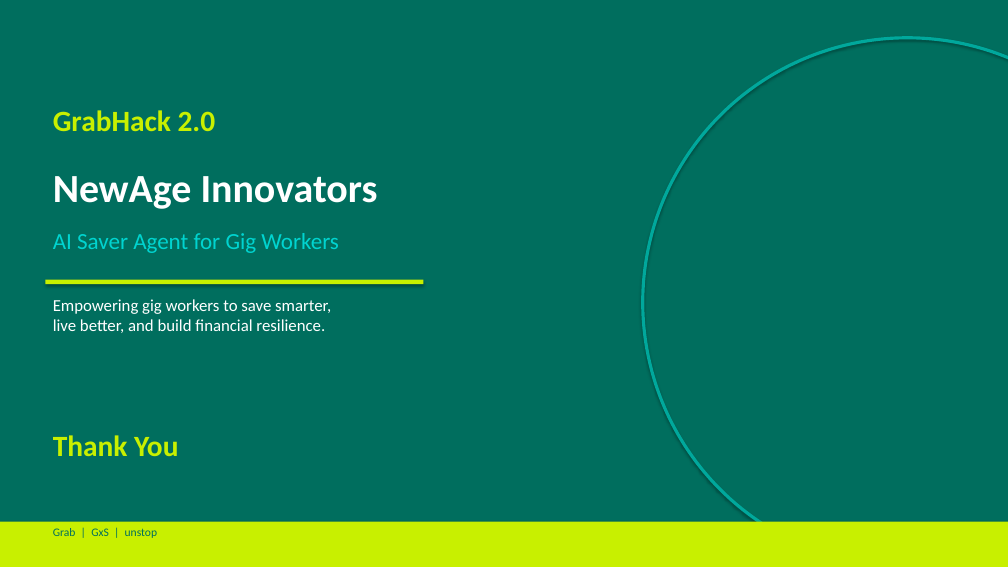
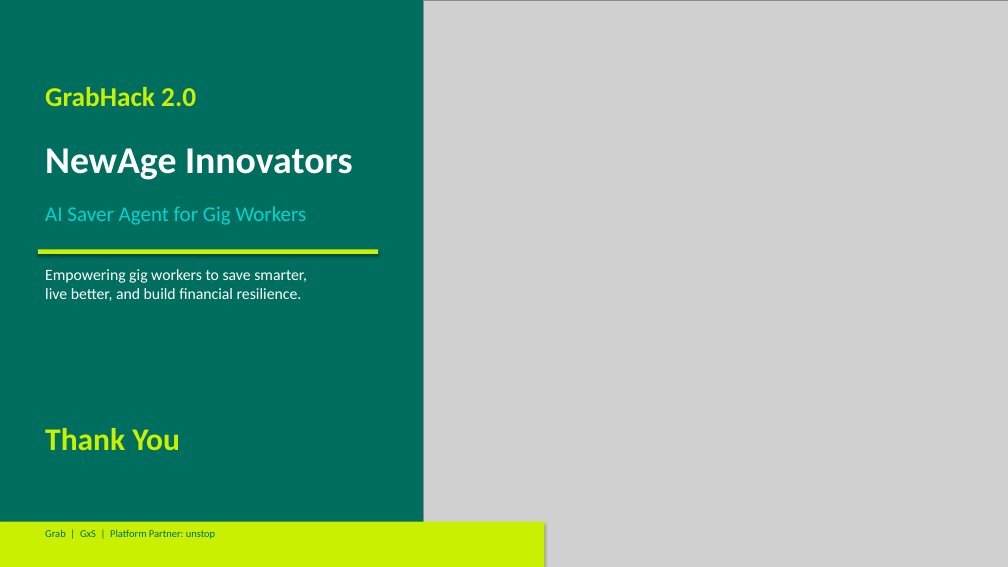
Before and after one commit to namangoyal3/saver, a slide deck: slide 8 of NewAge_Innovators_AI_Saver_Agent_GrabHack2.pptx. Drawn at 1008x567 pixels with LibreOffice and Linux fonts; fonts in the diff are those of the drawing; grey boxes stand for pictures. Boxes give left, top, right and bottom in pixels: in the first picture for what was removed or moved away, otherwise in the second. Text is boxed around its words. In the diff, an @@ line names an element or a change of style, - is before the commit and + after.

```diff
--- a/NewAge_Innovators_AI_Saver_Agent_GrabHack2.pptx
+++ b/NewAge_Innovators_AI_Saver_Agent_GrabHack2.pptx
@@ rectangle at box(0, 0, 1008, 567): fill #006E5E to #C8F000 @@
@@ rectangle added at box(0, 0, 544, 567), fill #006E5E @@
@@ picture added at box(423, 0, 1008, 567) @@
@@ ellipse: place and size @@
-ellipse at box(643, 38, 1008, 567)
+ellipse at box(431, 0, 1006, 556)
@@ ellipse at box(431, 0, 1006, 556): outline #00A89C 3 pt to #00D4D0 4 pt @@
@@ ellipse added at box(507, 57, 930, 480), outline #00A89C 4 pt @@
@@ text "GrabHack 2.0": place and size @@
-text "GrabHack 2.0" at box(53, 110, 216, 131)
+text "GrabHack 2.0" at box(45, 87, 196, 106)
@@ text "GrabHack 2.0" at box(45, 87, 196, 106): size 28 to 26 pt @@
@@ text "NewAge Innovators": place and size @@
-text "NewAge Innovators" at box(53, 176, 378, 209)
+text "NewAge Innovators" at box(45, 148, 352, 180)
@@ text "NewAge Innovators" at box(45, 148, 352, 180): size 38 to 36 pt @@
@@ ellipse added at box(582, 132, 854, 405), outline #00D4D0 3.5 pt @@
@@ text "AI Saver Agent for Gig ...": place and size @@
-text "AI Saver Agent for Gig ..." at box(53, 233, 339, 253)
+text "AI Saver Agent for Gig ..." at box(45, 206, 307, 225)
@@ text "AI Saver Agent for Gig ..." at box(45, 206, 307, 225): size 22 to 20 pt @@
@@ text "Empowering gig workers to save ...": place and size @@
-text "Empowering gig workers to save ..." at box(53, 299, 331, 333)
+text "Empowering gig workers to save ..." at box(45, 269, 307, 301)
@@ text "Empowering gig workers to save ..." at box(45, 269, 307, 301): size 16 to 15 pt @@
@@ rectangle added at box(38, 250, 378, 254), fill #C8F000 @@
@@ text "Thank You": place and size @@
-text "Thank You" at box(53, 435, 178, 456)
+text "Thank You" at box(45, 428, 180, 451)
@@ text "Thank You" at box(45, 428, 180, 451): size 28 to 30 pt @@
@@ rectangle: place and size @@
-rectangle at box(45, 280, 423, 284)
+rectangle at box(0, 522, 544, 567)
@@ rectangle removed at box(0, 522, 1008, 567) @@
@@ text at box(45, 529, 215, 539): text changed; size 11 to 10 pt @@
-Grab | GxS | unstop
+Grab | GxS | Platform Partner: unstop
```
Also in this commit, not shown: 6 other slides changed, 1 slide added, 1 slide removed, 1 other file.
